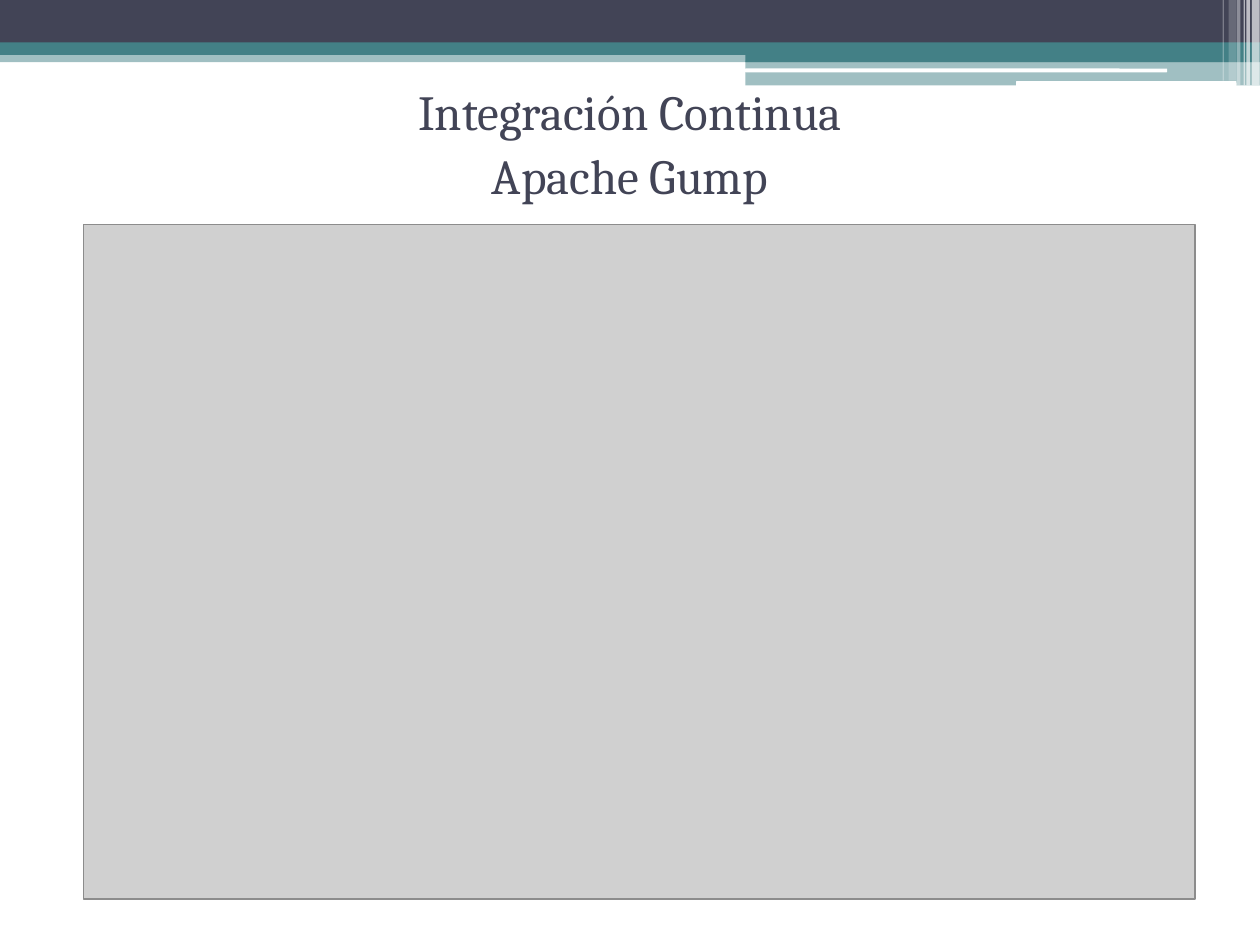
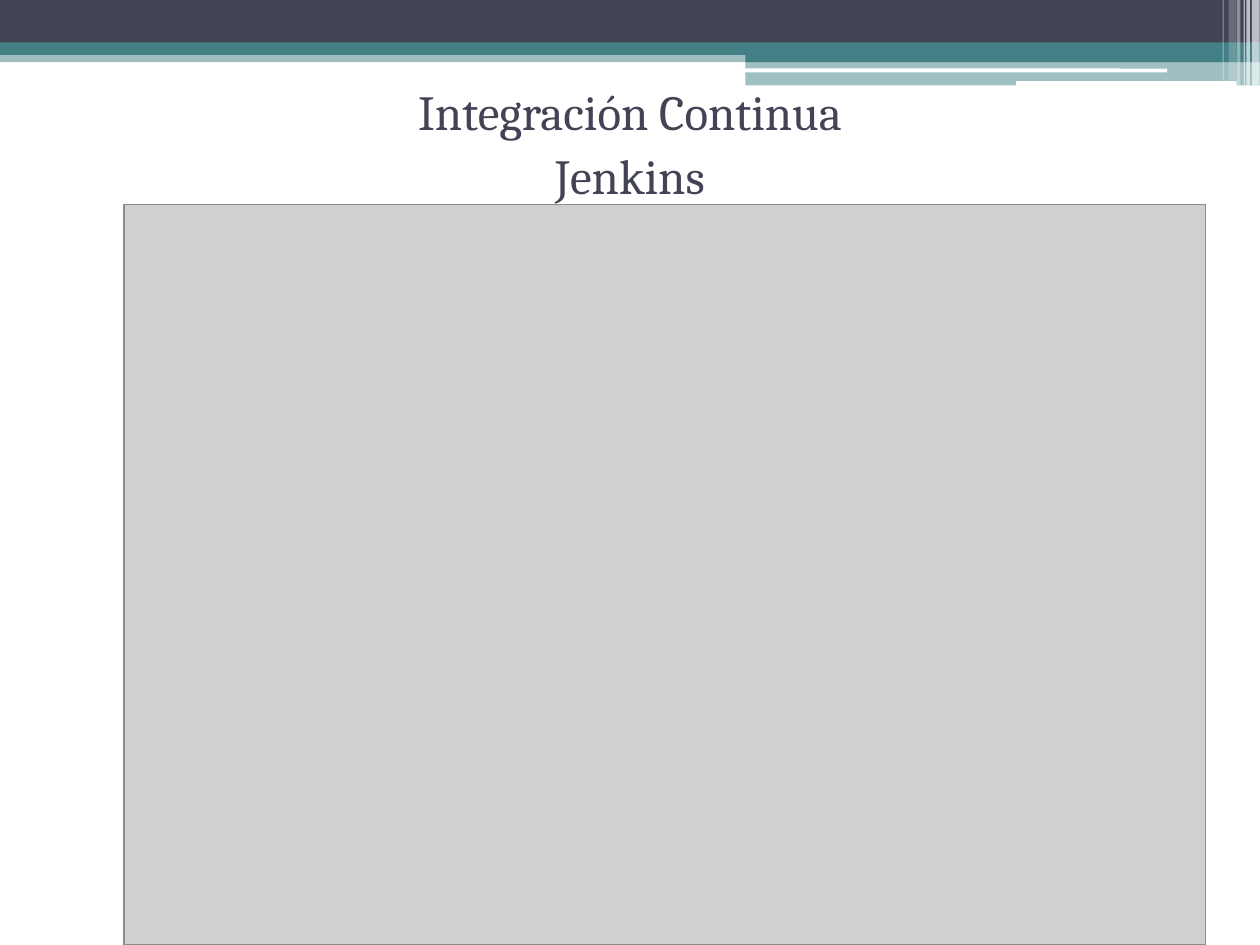
Before and after one commit to gabrielgag89/ing-sw-2012, a slide deck: slide 10 of Gestion de Configuracion.pptx. Drawn at 1260x945 pixels with LibreOffice and Linux fonts; fonts in the diff are those of the drawing; grey boxes stand for pictures. Boxes give left, top, right and bottom in pixels: in the first picture for what was removed or moved away, otherwise in the second. Text is boxed around its words. In the diff, an @@ line names an element or a change of style, - is before the commit and + after.

Commit message:
jenkins

```diff
--- a/Gestion de Configuracion.pptx
+++ b/Gestion de Configuracion.pptx
@@ text at [555,160,704,205]: text changed @@
-Apache Gump
+Jenkins
@@ picture: place and size @@
-picture at [84,224,1196,898]
+picture at [123,204,1205,945]
```
Also in this commit, not shown: 3 other slides changed.
